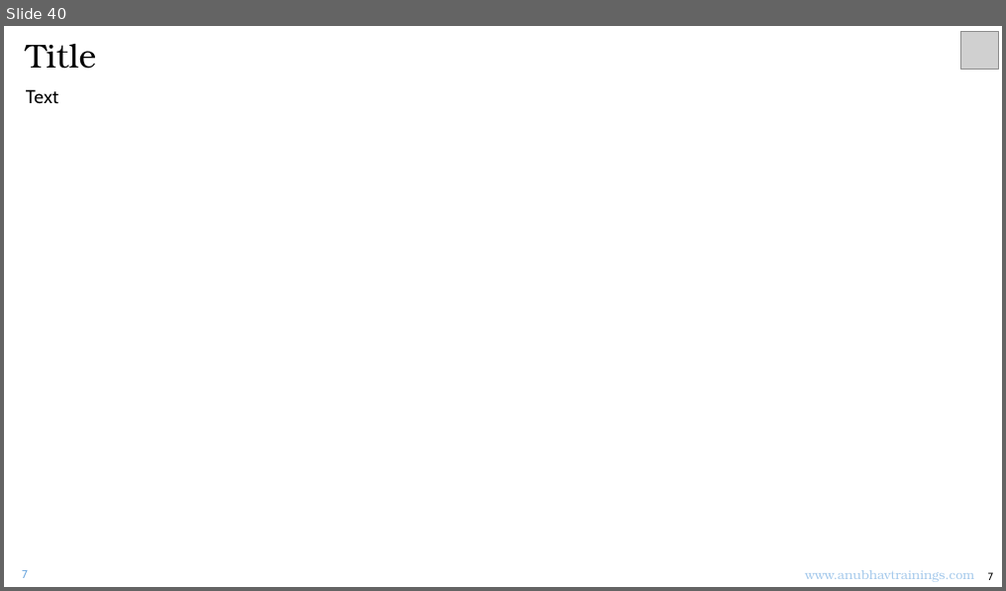
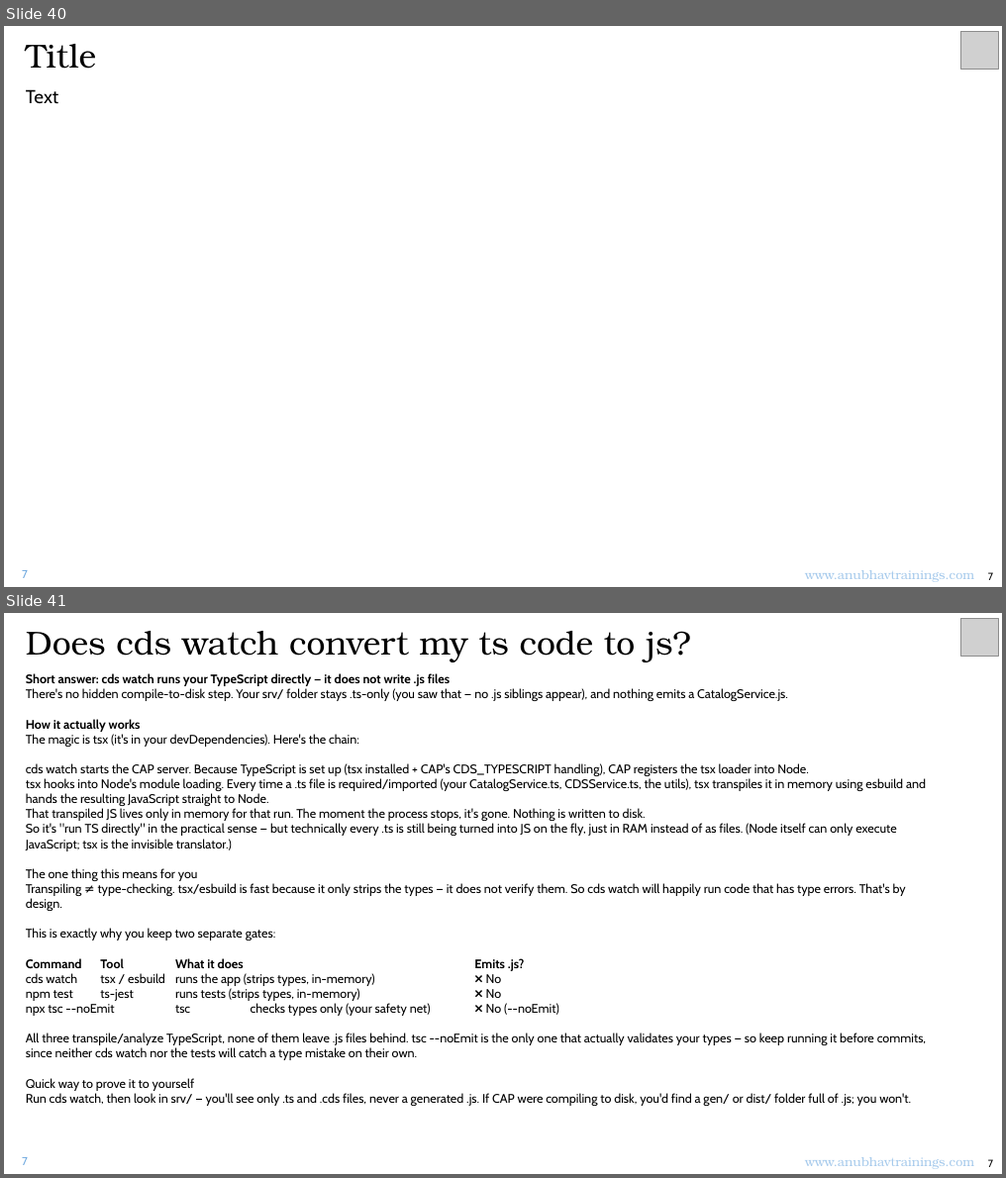
Before and after one commit to soyuztechnologies/typescript_training_capm, a slide deck: Day 2/DAY-2.pptx. Shown one above the other, each under a label of ours: slide 40 before the commit, slides 40 and 41 after it. The pictures are 1006x591 and 1006x1178 pixels, drawn with LibreOffice and Linux fonts; fonts in the diff are those of the drawing; grey boxes stand for pictures. Boxes give left, top, right and bottom in pixels: in the first picture for what was removed or moved away, otherwise in the second. Text is boxed around its words. In the diff, an @@ line names an element or a change of style, - is before the commit and + after.

Commit message:
Auto bot updater Anubhav Trainings

```diff
--- a/Day 2/DAY-2.pptx
+++ b/Day 2/DAY-2.pptx
@@ slide 41 added at (4, 613, 1002, 1174), background #FFFFFF @@
@@ text added at (26, 631, 691, 663), 32 pt, text #000000 @@
+Does cds watch convert my ts code to js?
@@ picture added at (960, 619, 998, 656) @@
@@ text added at (26, 673, 926, 1106), 12 pt, text #000000 @@
+Short answer: cds watch runs your TypeScript directly — it does not write .js files
+There's no hidden compile-to-disk step. Your srv/ folder stays .ts-only (you saw that — no .js siblings appear), and nothing emits a CatalogService.js.
+How it actually works
+The magic is tsx (it's in your devDependencies). Here's the chain:
+cds watch starts the CAP server. Because TypeScript is set up (tsx installed + CAP's CDS_TYPESCRIPT handling), CAP registers the tsx loader into Node.
+tsx hooks into Node's module loading. Every time a .ts file is required/imported (your CatalogService.ts, CDSService.ts, the utils), tsx transpiles it in memory using esbuild and hands the resulting JavaScript straight to Node.
+That transpiled JS lives only in memory for that run. The moment the process stops, it's gone. Nothing is written to disk.
+So it's "run TS directly" in the practical sense — but technically every .ts is still being turned into JS on the fly, just in RAM instead of as files. (Node itself can only execute JavaScript; tsx is the invisible translator.)
+The one thing this means for you
+Transpiling ≠ type-checking. tsx/esbuild is fast because it only strips the types — it does not verify them. So cds watch will happily run code that has type errors. That's by design.
+This is exactly why you keep two separate gates:
+Command Tool What it does Emits .js?
+cds watch tsx / esbuild runs the app (strips types, in-memory) ❌ No
+npm test ts-jest runs tests (strips types, in-memory) ❌ No
+npx tsc --noEmit tsc checks types only (your safety net) ❌ No (--noEmit)
+All three transpile/analyze TypeScript, none of them leave .js files behind. tsc --noEmit is the only one that actually validates your types — so keep running it before commits, since neither cds watch nor the tests will catch a type mistake on their own.
+Quick way to prove it to yourself
+Run cds watch, then look in srv/ — you'll see only .ts and .cds files, never a generated .js. If CAP were compiling to disk, you'd find a gen/ or dist/ folder full of .js; you won't.
@@ text added at (22, 1157, 28, 1165), 11 pt, text #71AAE0 @@
+7
@@ text added at (805, 1157, 974, 1169), 12 pt, text #A6CAEC @@
+www.anubhavtrainings.com
@@ text added at (988, 1159, 993, 1167), 10 pt, text #000000 @@
+7
```
Also in this commit, not shown: 4 other slides added, 2 other files.
